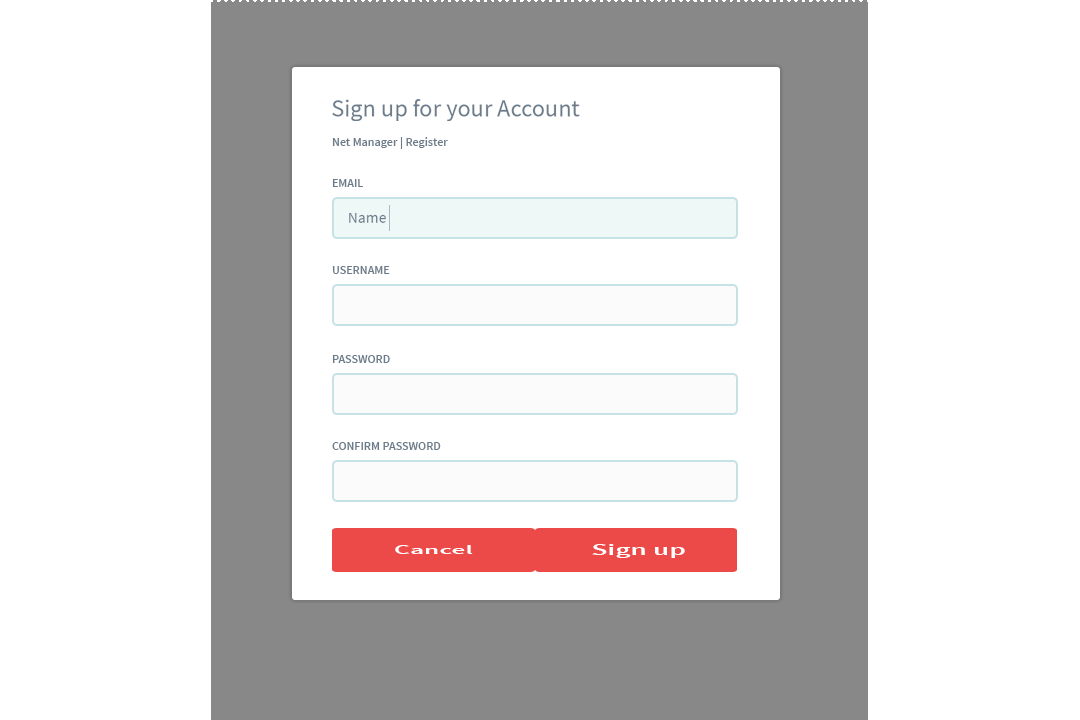
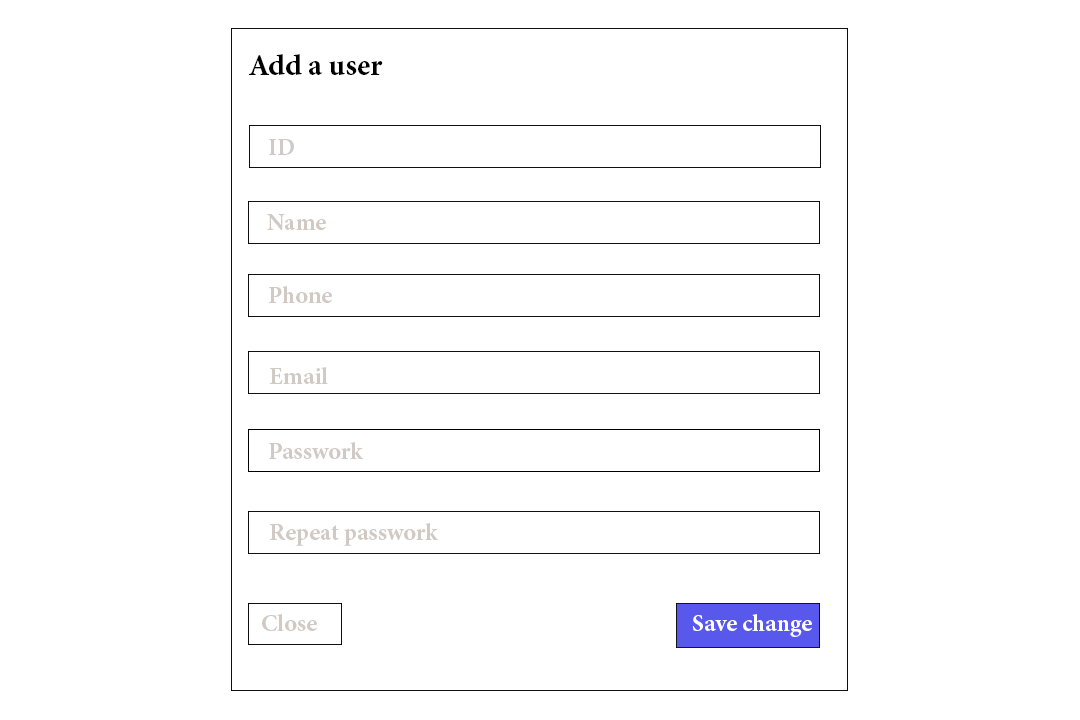
Layered file, before and after one edit (w=1080, h=720). Changes by layer:
hid group "form_2" (20 layers) over [211, 0, 868, 720]
added layer "Add a user" above "Save change" over [249, 54, 383, 76]
added layer "Save change" above "Rectangle 3 copy" over [692, 614, 812, 637]
added layer "Rectangle 3 copy" above "Close" over [676, 603, 820, 648]
added layer "Close" above "Rectangle 3" over [262, 614, 317, 631]
added layer "Rectangle 3" above "Repeat passwork" over [248, 603, 342, 645]
added layer "Repeat passwork" above "Passwork" over [270, 523, 438, 546]
added layer "Passwork" above "Email" over [269, 442, 363, 459]
added layer "Email" above "Phone" over [269, 367, 328, 384]
added layer "Phone" above "Name" over [269, 286, 332, 303]
added layer "Name" (2nd of 2) above "ID" over [267, 214, 326, 230]
added layer "ID" above "Layer 2" over [269, 139, 294, 155]
added layer "Rectangle 2 copy 6" above "Rectangle 2 copy 5" over [248, 511, 820, 554]
added layer "Rectangle 2 copy 5" above "Rectangle 2 copy 4" over [248, 429, 820, 472]
added layer "Rectangle 2 copy 4" above "Rectangle 2 copy 3" over [248, 429, 820, 472]
added layer "Rectangle 2 copy 3" above "Rectangle 2 copy 2" over [248, 351, 820, 394]
added layer "Rectangle 2 copy 2" above "Rectangle 2 copy" over [248, 274, 820, 317]
added layer "Rectangle 2 copy" above "Rectangle 2" over [248, 201, 820, 244]
added layer "Rectangle 2" above "Rectangle 1" over [249, 125, 821, 168]
added layer "Rectangle 1" above "Background copy" over [231, 28, 848, 691]
added layer "Background copy" above "Background" over [211, 0, 868, 720]
hid "Background" over [211, 0, 868, 720]
